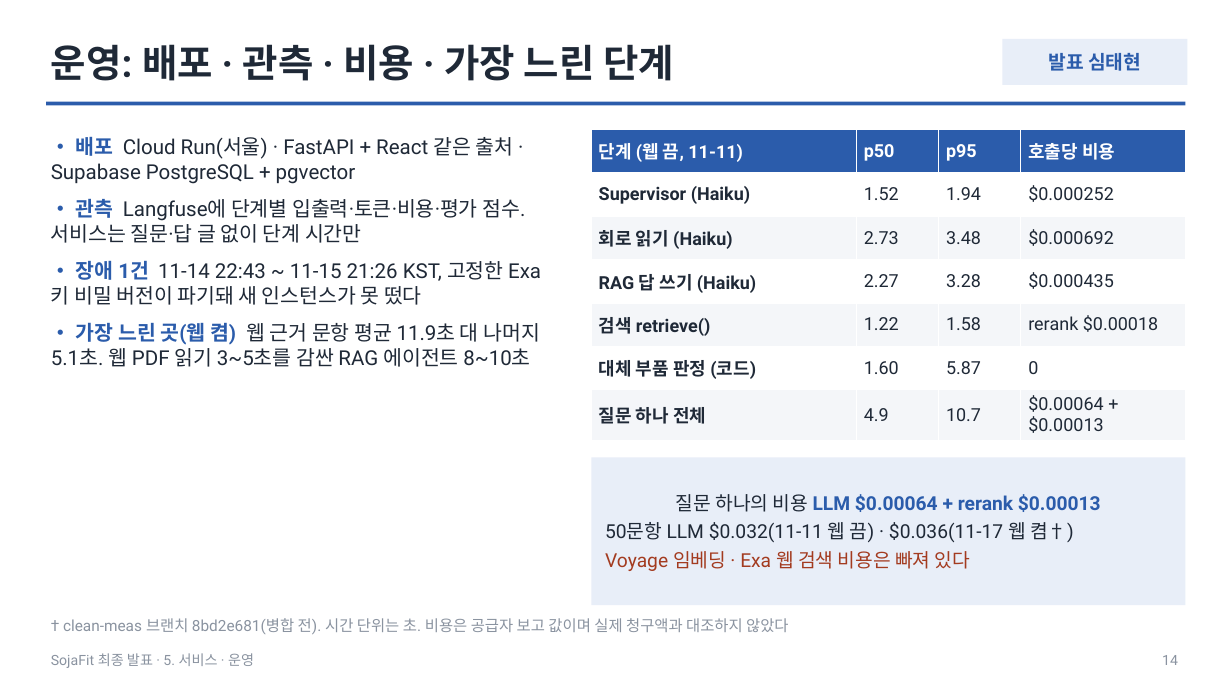
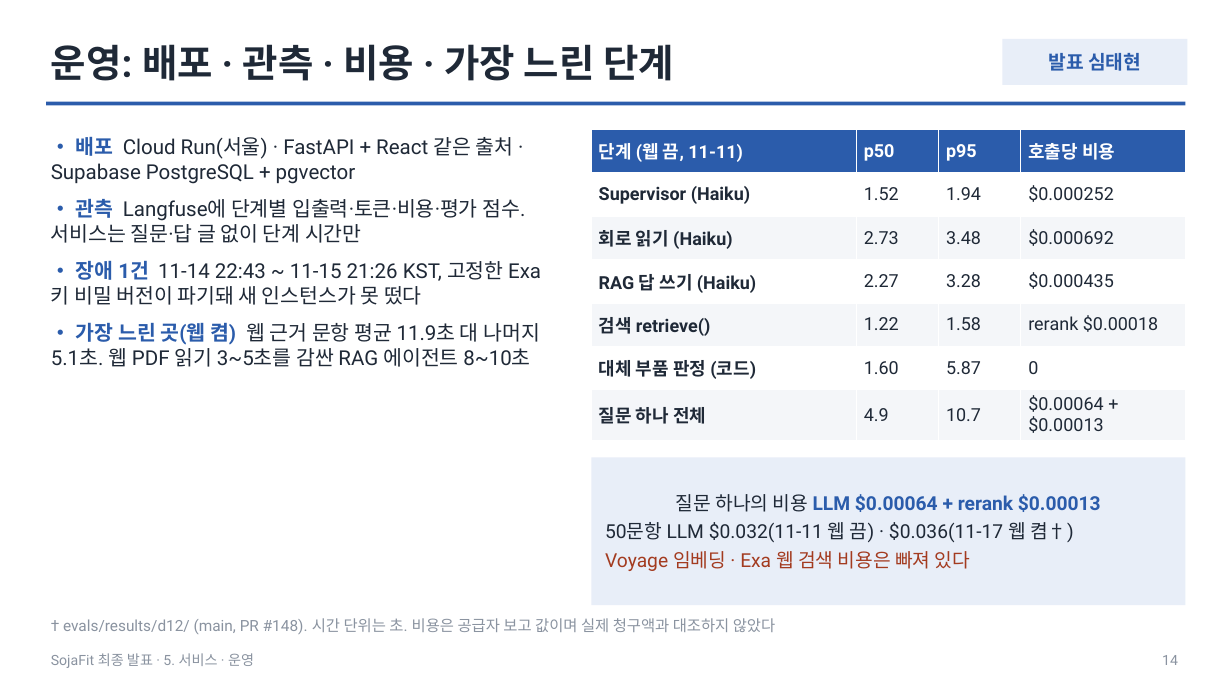
Before and after one commit to HJU5022/SojaFit, a slide deck: slide 14 of docs/deliverables/presentation/sojafit-final-2026-11-18.pptx. Drawn at 1232x693 pixels with LibreOffice and Linux fonts; fonts in the diff are those of the drawing. Boxes give left, top, right and bottom in pixels: in the first picture for what was removed or moved away, otherwise in the second. Text is boxed around its words. In the diff, an @@ line names an element or a change of style, - is before the commit and + after.

```diff
--- a/docs/deliverables/presentation/sojafit-final-2026-11-18.pptx
+++ b/docs/deliverables/presentation/sojafit-final-2026-11-18.pptx
@@ text at <box>63,618,775,634</box>: text changed @@
-† clean-meas 브랜치 8bd2e681(병합 전). 시간 단위는 초. 비용은 공급자 보고 값이며 실제 청구액과 대조하지 않았다
+† evals/results/d12/ (main, PR #148). 시간 단위는 초. 비용은 공급자 보고 값이며 실제 청구액과 대조하지 않았다
```
Also in this commit, not shown: 6 other slides changed, 10 other files.
